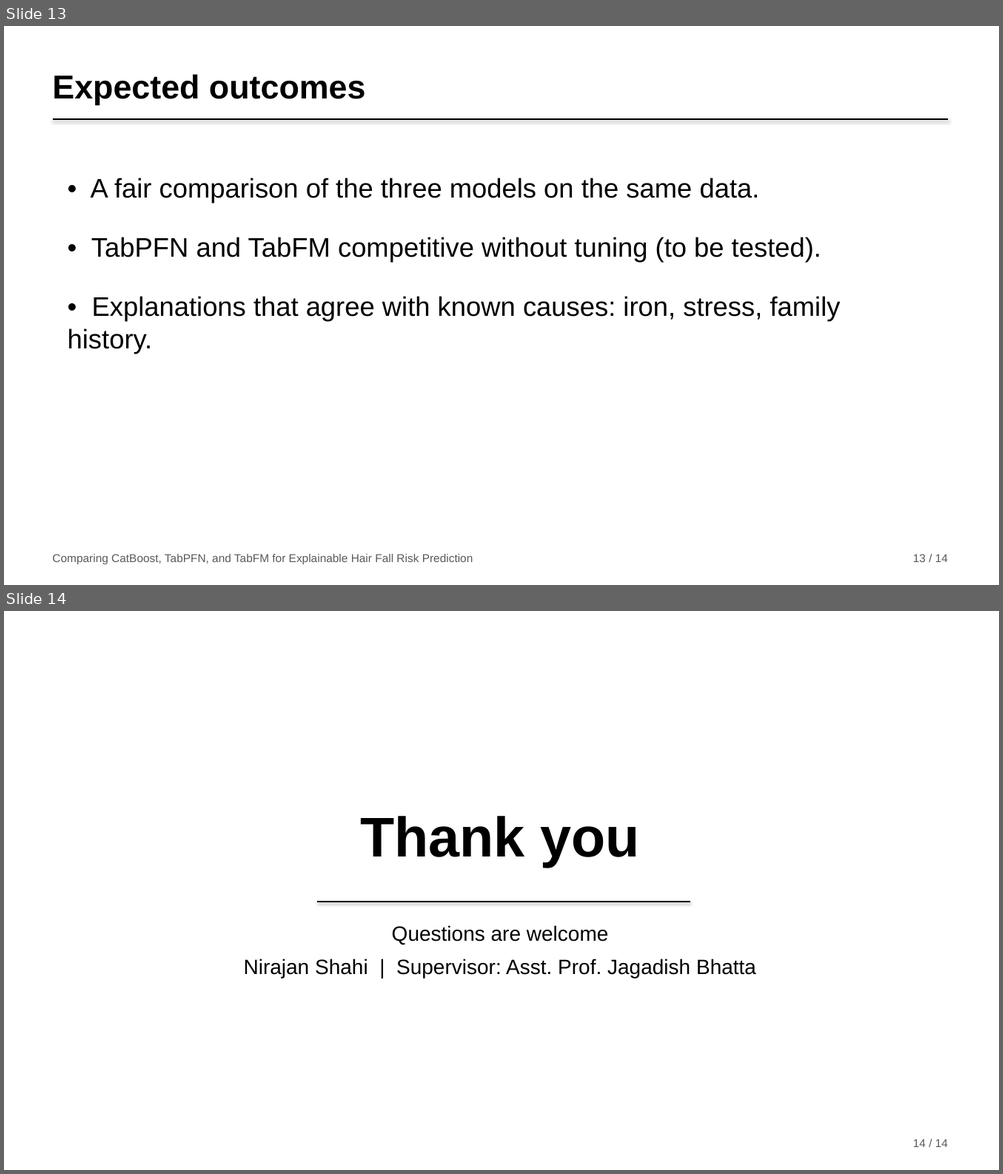
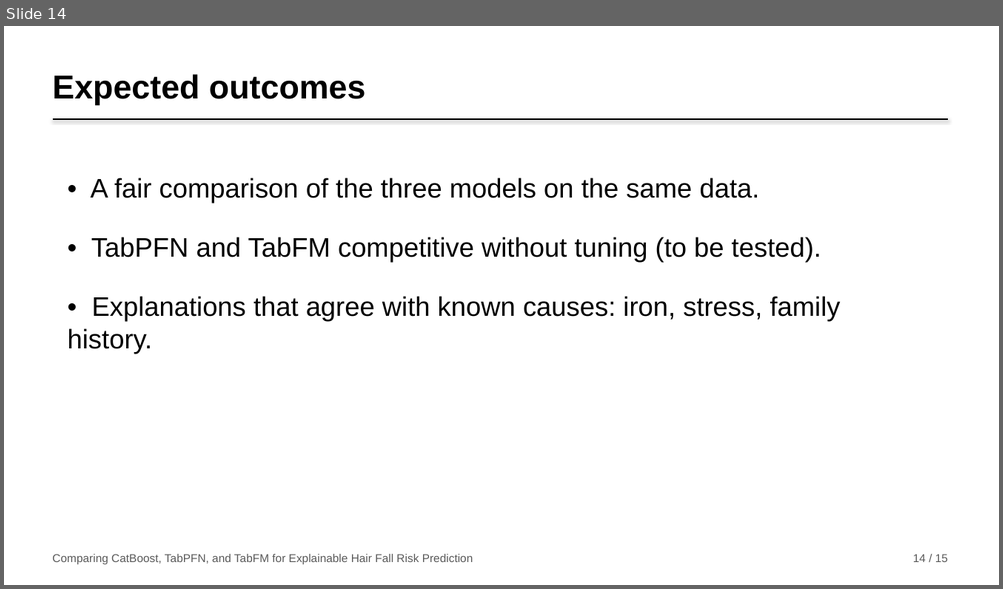
Before and after one commit to nirajanS1211/Hairfall-Thesis, a slide deck: Thesis_Final/Presentation/Hairfall_Presentation.pptx. Shown one above the other, each under a label of ours: slides 13 and 14 before the commit, slide 14 after it. The pictures are 1003x1174 and 1003x589 pixels, drawn with LibreOffice and Linux fonts; fonts in the diff are those of the drawing. Boxes give left, top, right and bottom in pixels: in the first picture for what was removed or moved away, otherwise in the second. Text is boxed around its words. In the diff, an @@ line names an element or a change of style, - is before the commit and + after.

```diff
--- a/Thesis_Final/Presentation/Hairfall_Presentation.pptx
+++ b/Thesis_Final/Presentation/Hairfall_Presentation.pptx
@@ slide 14 removed at box(4, 611, 999, 1170), background #FFFFFF @@
@@ text removed at box(360, 816, 640, 867) @@
-Thank you
@@ line removed from (317, 902) to (691, 902) @@
@@ text removed at box(244, 925, 756, 978) @@
-Questions are welcome
-Nirajan Shahi | Supervisor: Asst. Prof. Jagadish Bhatta
@@ text removed at box(913, 1139, 948, 1147) @@
-14 / 14
@@ what was slide 13 is now slide 14 @@
@@ slide 14 changed as well @@
@@ text at box(913, 554, 948, 562): text changed @@
-13 / 14
+14 / 15
```
Also in this commit, not shown: 11 other slides changed, 2 slides added, 2 other files.
